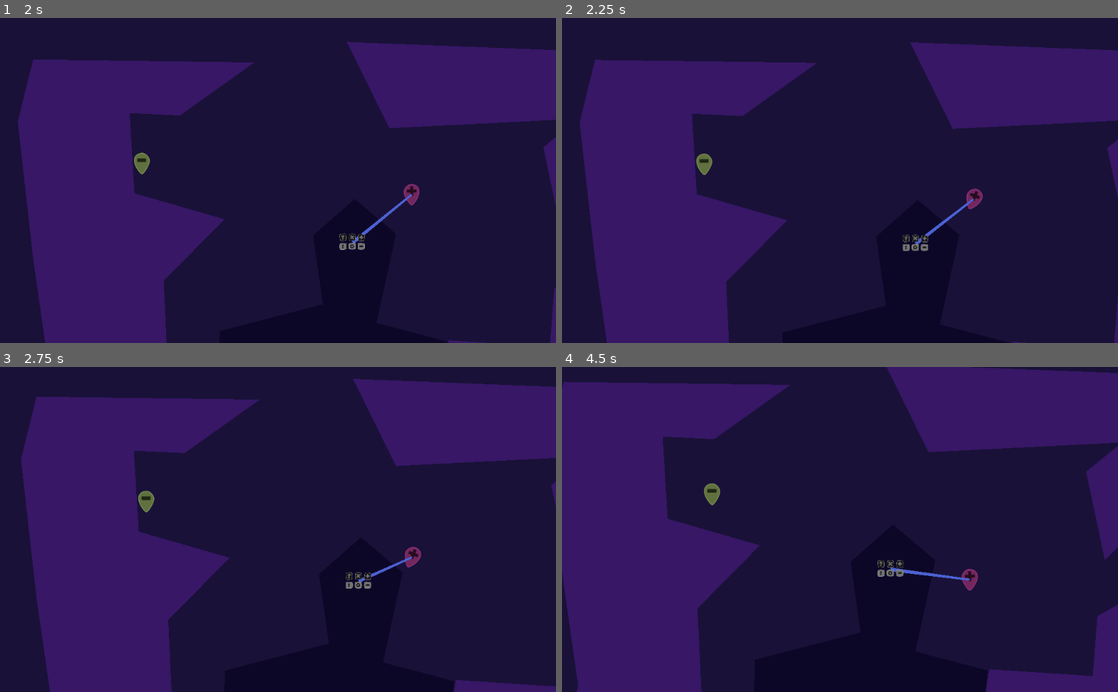
Above: before the commit, frames 1-4 (two rows, left to right).
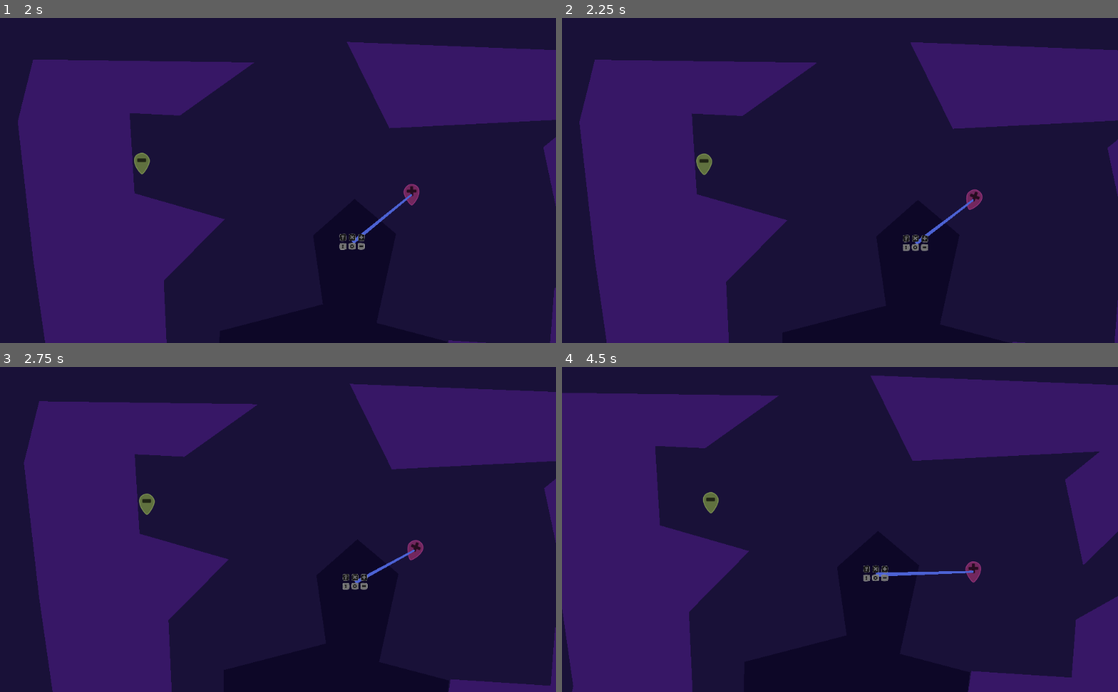
Above: after the commit, the same moments.

Repository: jacobabarbary/BooleanCircuit
Game: Godot game, scene res://gui/menu.tscn
The game is run twice, just before and just after one commit, with the same random seed, the same clock (stepped at 60 frames per second) and the same inputs.
Inputs:
- Up to frame 1 (2 s): click "play" at 0.5 s; click "level one" at 1.25 s
- Up to frame 2 (2.25 s): tap S (Player2Action) at 2.1 s
- Up to frame 3 (2.75 s): no input
- Up to frame 4 (4.5 s): tap Down (PlayerAction) at 2.85, 4.35 s; tap S (Player2Action) at 3.6 s

Frame 1 is identical in both runs. In frame 2, 0.2% of the frame differs, in the area x 3-100%, y 7-100%; in frame 3, 3.4%; in frame 4, 9.7%, in the area x 0-100%, y 0-100%.

Commit message:
added keys_and_doors

Diff:
--- a/agents/player/Player.gd
+++ b/agents/player/Player.gd
@@ -7,7 +7,7 @@
 
 var inputs_pressed = [null, null, null]
 var inputs = ["PlayerAction","Player2Action"]
-var ray_connected
+var ray_connected = true
 
 export(int,
 	"#", 'o', '-', 'yen' , '^', 'x' , '+', 'yang', 'sad', 'happy', 'eyes', 'skull'
@@ -18,7 +18,7 @@
 export(int, "PlayerAction","Player2Action") var player_number = 1
 
 var rot_speed = 0.1
-var speed = 250
+var speed = 300
 
 func _ready():
 	set_skin(skin)
@@ -34,12 +34,13 @@
 
 
 func _physics_process(delta):
-	aim()
-	launch()
+	if ray_connected:
+		aim()
+		launch()
 	_friction(delta)
 
 func _friction(delta):
-	linear_velocity = linear_velocity * 59 * delta
+	linear_velocity = linear_velocity * 59.009 * delta
 #	add_central_force( -(linear_velocity * 0.5 * delta))
 
 func aim():
@@ -48,7 +49,7 @@
 
 func launch():
 	if inputs_pressed[1]:
-		linear_velocity = Vector2(0,1).rotated(sprite.rotation) * speed
+		linear_velocity += Vector2(0,1).rotated(sprite.rotation) * speed
 		rot_speed = -rot_speed
 
 func set_color(col: Color)->void:
@@ -59,5 +60,5 @@
 	skin = index
 	$Sprite.set_frame(index)
 
-func _on_ray_connected(is_ray_connected)->void:
+func on_connected(is_ray_connected)->void:
 	ray_connected = is_ray_connected
--- a/agents/player/Positive.gd
+++ /dev/null
@@ -1 +0,0 @@
-extends "res://agents/player_agents.gd"
--- a/connector/connector.gd
+++ b/connector/connector.gd
@@ -2,14 +2,21 @@
 
 var nearby: Array = []
 var connection = null
+var last_connection
+export var is_powered = false
 
 onready var line = $Line
 onready var hitbox = $HitBox
 onready var detectbox = $DetectBox
 
+signal is_connected
+
 func _physics_process(delta):
 	test_connection()
 	update_line()
+#	if not connection == null:
+#		if not is_connected("is_connected",connection.get_parent(),"on_connected"):
+#			connect("is_connected",connection.get_parent(),"on_connected")
 
 func _on_DetectBox_area_entered(area):
 	update_nearby()
@@ -21,10 +28,8 @@
 
 func _connection():
 	try_new_connection()
-#	when the connection state changes:
-#	TODO: emit a signal disconnected
-#	TODO: emit a signal connected
-	pass
+
+	emit_signal("is_connected",has_connection())
 
 func test_connection():
 #	TODO: break the connection if a wall is between the two connectors
--- /dev/null
+++ b/door.gd
@@ -0,0 +1,14 @@
+extends StaticBody2D
+
+onready var collider = $CollisionShape2D
+onready var sprite = $Sprite
+var type = 0
+
+func _process(delta):
+
+	if get_parent().types[type] == true:
+		collider.disabled = true
+		sprite.visible = false
+	else:
+		collider.disabled = false
+		sprite.visible = true
--- /dev/null
+++ b/door.tscn
@@ -0,0 +1,13 @@
+[gd_scene load_steps=3 format=2]
+
+[ext_resource path="res://door.gd" type="Script" id=1]
+
+[sub_resource type="RectangleShape2D" id=1]
+
+[node name="door" type="StaticBody2D"]
+script = ExtResource( 1 )
+
+[node name="CollisionShape2D" type="CollisionShape2D" parent="."]
+shape = SubResource( 1 )
+
+[node name="Sprite" type="Sprite" parent="."]
--- a/level/level.gd
+++ b/level/level.gd
@@ -1,5 +1,7 @@
 extends Node2D
 
+enum {X_O,PLUS_MINUS,KEY_LOCK}
+var types = [X_O,PLUS_MINUS,KEY_LOCK]
 onready var players = $Players
 onready var camera = $Camera
 
@@ -8,5 +10,11 @@
 	camera.targets = get_players()
 	camera.set_current(true)
 
+
 func get_players()->Node2D:
 	return players.get_children()
+
+func on_whats_connected(type,triggered):
+
+	types[type] = triggered
+	print(types,type,triggered)
--- a/level/level_1.tscn
+++ b/level/level_1.tscn
@@ -6,8 +6,10 @@
 [ext_resource path="res://level/level.gd" type="Script" id=4]
 [ext_resource path="res://shared/Camera.tscn" type="PackedScene" id=5]
 [ext_resource path="res://objects/wall/Wall.tscn" type="PackedScene" id=6]
+[ext_resource path="res://door.tscn" type="PackedScene" id=7]
+[ext_resource path="res://trigger.tscn" type="PackedScene" id=8]
 
-[sub_resource type="PhysicsMaterial" id=2]
+[sub_resource type="PhysicsMaterial" id=1]
 friction = 10.0
 bounce = 5.0
 
@@ -62,6 +64,12 @@
 [node name="Tower" parent="." instance=ExtResource( 2 )]
 position = Vector2( 587.681, 322.408 )
 
+[node name="trigger" parent="." instance=ExtResource( 8 )]
+position = Vector2( 538.206, -334.876 )
+
+[node name="door" parent="." instance=ExtResource( 7 )]
+position = Vector2( 242.617, -294.932 )
+
 [editable path="Walls/Wall"]
 
 [editable path="Walls/Wall2"]
--- a/main.tscn
+++ b/main.tscn
@@ -1,8 +1,10 @@
-[gd_scene load_steps=4 format=2]
+[gd_scene load_steps=6 format=2]
 
 [ext_resource path="res://level/level_1.tscn" type="PackedScene" id=1]
 [ext_resource path="res://objects/tower/Tower.tscn" type="PackedScene" id=2]
 [ext_resource path="res://shared/Camera.tscn" type="PackedScene" id=3]
+[ext_resource path="res://trigger.tscn" type="PackedScene" id=4]
+[ext_resource path="res://door.tscn" type="PackedScene" id=5]
 
 [node name="main" type="Node2D"]
 
@@ -13,3 +15,9 @@
 position = Vector2( 667.888, 351.133 )
 
 [node name="Camera" parent="." instance=ExtResource( 3 )]
+
+[node name="trigger" parent="." instance=ExtResource( 4 )]
+position = Vector2( 625.394, -326.806 )
+
+[node name="door" parent="." instance=ExtResource( 5 )]
+position = Vector2( 300.046, -230.914 )
--- /dev/null
+++ b/trigger.gd
@@ -0,0 +1,17 @@
+extends Node2D
+
+export var type = 0
+var triggered = false
+onready var connector = $Connector
+
+signal whats_connected
+
+func _ready():
+	connect("whats_connected",get_parent(),"on_whats_connected")
+
+func _process(delta):
+	if connector.has_connection():
+		triggered = true
+	else:
+		triggered = false
+	emit_signal("whats_connected",type,triggered)
--- /dev/null
+++ b/trigger.tscn
@@ -0,0 +1,11 @@
+[gd_scene load_steps=3 format=2]
+
+[ext_resource path="res://connector/connector.tscn" type="PackedScene" id=1]
+[ext_resource path="res://trigger.gd" type="Script" id=2]
+
+[node name="trigger" type="Node2D"]
+script = ExtResource( 2 )
+
+[node name="Sprite" type="Sprite" parent="."]
+
+[node name="Connector" parent="." instance=ExtResource( 1 )]
Not shown: 2 places in level/level_1.tscn that only renumber resources
